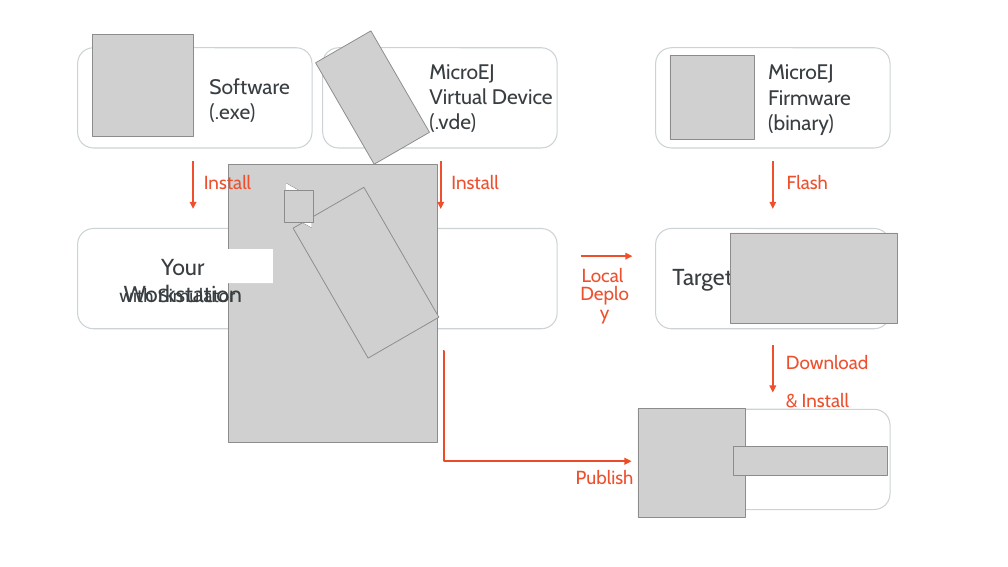
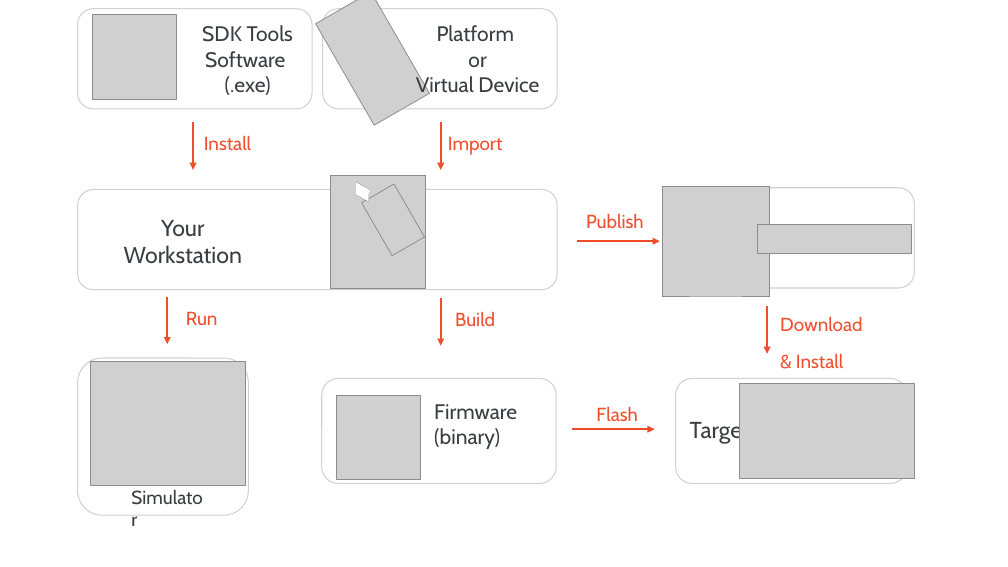
Before and after one commit to MicroEJ/docs, a slide deck: slide 1 of overview/images/2_download.pptx. Drawn at 1008x567 pixels with LibreOffice and Linux fonts; fonts in the diff are those of the drawing; grey boxes stand for pictures; background and template pictures are left out. Boxes give left, top, right and bottom in pixels: in the first picture for what was removed or moved away, otherwise in the second. Text is boxed around its words. In the diff, an @@ line names an element or a change of style, - is before the commit and + after.

```diff
--- a/overview/images/2_download.pptx
+++ b/overview/images/2_download.pptx
@@ picture added at <box>92,15,177,100</box> @@
@@ text at <box>202,25,293,95</box>: text changed @@
-Software
-(.exe)
+SDK Tools Software
+(.exe)
@@ 3 rounded rectangles, 2 texts, 2 arrows, 1 picture: place and size @@
-3 rounded rectangles, 2 texts, 2 arrows, 1 picture at <box>78,31,557,329</box>
+3 rounded rectangles, 2 texts, 2 arrows, 1 picture at <box>78,0,557,290</box>
@@ text at <box>416,25,539,98</box>: text changed @@
-MicroEJ
-Virtual Device (.vde)
+Platform
+or
+Virtual Device
@@ text at <box>448,136,503,155</box>: text changed @@
-Install
+Import
@@ picture: place and size @@
-picture at <box>228,165,437,442</box>
+picture at <box>330,175,426,289</box>
@@ rectangle "v": place and size @@
-rectangle "v" at <box>281,187,317,223</box>
+rectangle "v" at <box>355,185,371,200</box>
@@ picture added at <box>361,184,425,256</box> @@
@@ picture added at <box>662,187,770,296</box> @@
@@ rounded rectangle: place and size @@
-rounded rectangle at <box>656,409,890,510</box>
+rounded rectangle at <box>680,188,914,288</box>
@@ text "Publish": place and size @@
-text "Publish" at <box>576,470,634,484</box>
+text "Publish" at <box>586,214,644,228</box>
@@ picture added at <box>758,225,912,253</box> @@
@@ elbow arrow added from (578, 241) to (660, 241), #ED4B28 2.25 pt @@
@@ text at <box>119,286,235,307</box>: text changed @@
-with Simulator
+Simulator
@@ arrow added from (167, 296) to (167, 344), #EE502E 2.25 pt @@
@@ arrow moved from (773, 162) - (773, 209) to (441, 299) - (441, 346) @@
@@ text added at <box>186,311,218,325</box>, 18 pt, text #EE502E @@
+Run
@@ text added at <box>455,312,495,326</box>, 18 pt, text #EE502E @@
+Build
@@ arrow moved from (773, 345) - (773, 392) to (768, 306) - (768, 354) @@
@@ text "Download & Install" rewrapped from <box>786,355,868,410</box> to <box>780,317,862,368</box> @@
@@ rounded rectangle added at <box>78,358,249,516</box>, fill #FFFFFF, outline #CBD3D7 1 pt @@
@@ picture added at <box>91,361,246,485</box> @@
@@ rounded rectangle "vzv": place and size @@
-rounded rectangle "vzv" at <box>656,48,890,148</box>
+rounded rectangle "vzv" at <box>322,379,557,484</box>
@@ rounded rectangle: place and size @@
-rounded rectangle at <box>656,228,890,329</box>
+rounded rectangle at <box>676,379,907,484</box>
@@ picture: place and size @@
-picture at <box>731,233,898,324</box>
+picture at <box>740,383,914,479</box>
@@ picture: place and size @@
-picture at <box>670,55,754,139</box>
+picture at <box>337,395,420,479</box>
@@ text at <box>434,404,517,449</box>: text changed @@
-MicroEJ
-Firmware
-(binary)
+Firmware
+(binary)
@@ text "Flash": place and size @@
-text "Flash" at <box>787,175,828,189</box>
+text "Flash" at <box>596,407,637,421</box>
@@ text "Target": place and size @@
-text "Target" at <box>672,265,732,291</box>
+text "Target" at <box>690,418,750,444</box>
@@ rectangle: place and size @@
-rectangle at <box>707,88,885,116</box>
+rectangle at <box>373,428,551,456</box>
@@ elbow arrow moved from (443, 351) - (631, 461) to (572, 430) - (655, 430) @@
@@ group removed at <box>92,35,888,518</box>: 5 pictures, 1 text, 1 arrow @@
-Local
-Deploy
```
Also in this commit, not shown: 2 other files.
